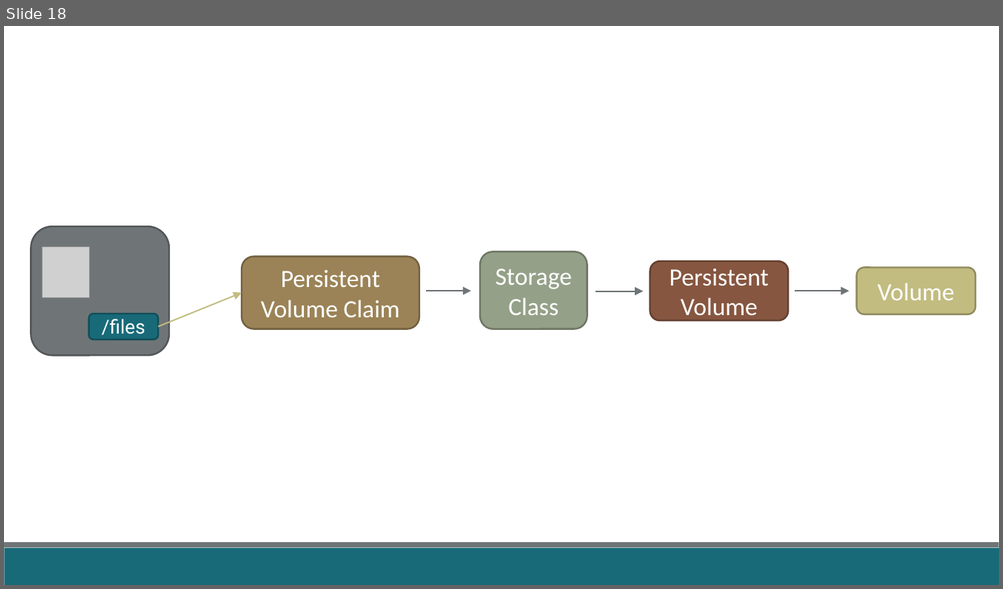
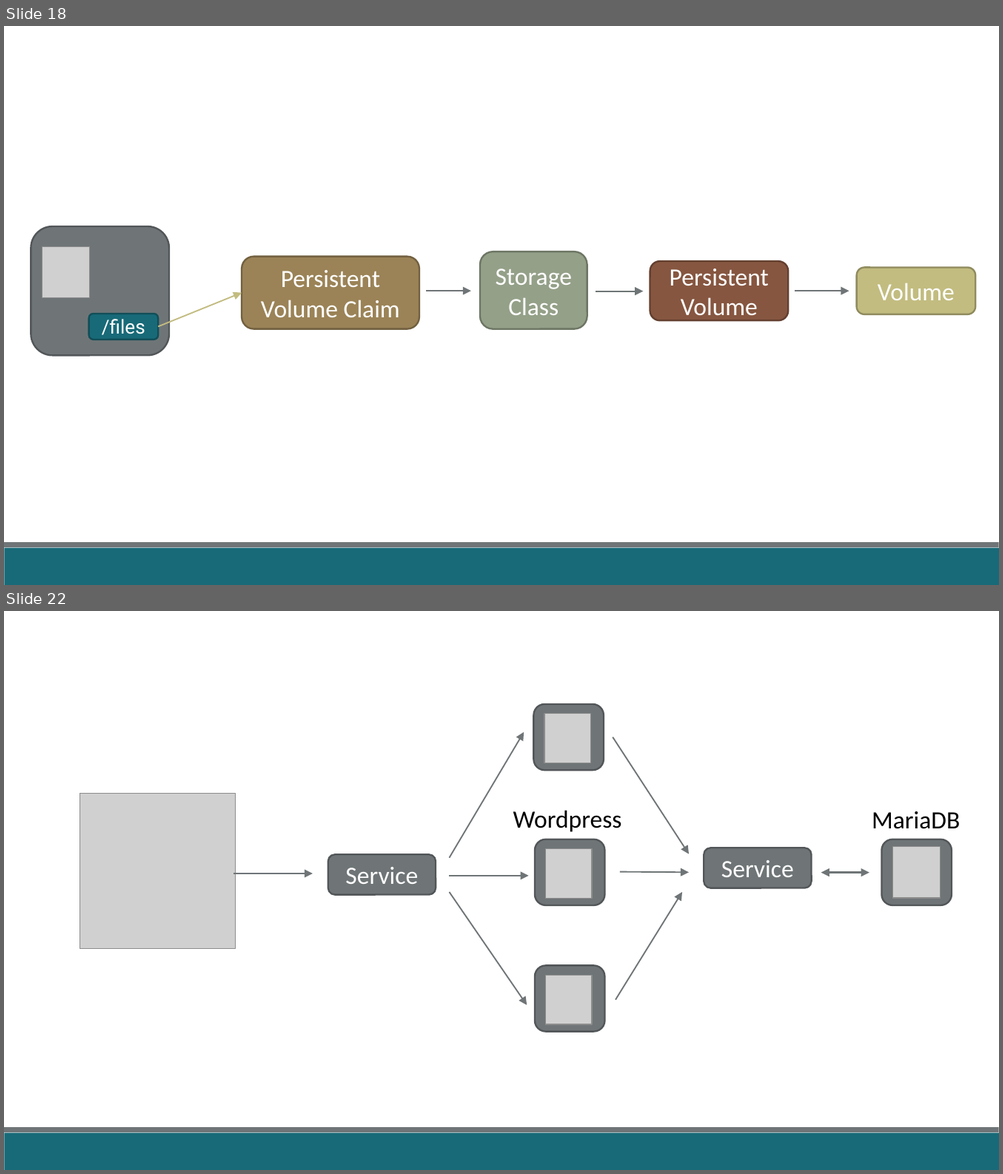
Before and after one commit to fabricioveronez/Apresentacao-Volume-AKS, a slide deck: ppt/VolumeAKS.pptx. Shown one above the other, each under a label of ours: slide 18 before the commit, slides 18 and 22 after it; the slides between them are not shown. The pictures are 1003x589 and 1003x1174 pixels, drawn with LibreOffice and Linux fonts; fonts in the diff are those of the drawing; grey boxes stand for pictures. Boxes give left, top, right and bottom in pixels: in the first picture for what was removed or moved away, otherwise in the second. Text is boxed around its words. In the diff, an @@ line names an element or a change of style, - is before the commit and + after.

```diff
--- a/ppt/VolumeAKS.pptx
+++ b/ppt/VolumeAKS.pptx
@@ slide 22 added at <box>4,611,999,1170</box>, background #FFFFFF; not listed: 2 template elements that a slide beside it also shows @@
@@ rounded rectangle added at <box>533,704,603,770</box>, fill #6F7577, outline #525758 1.25 pt @@
@@ picture added at <box>544,713,591,763</box> @@
@@ arrow added from (449, 857) to (523, 732), #6F7577 1 pt @@
@@ arrow added from (613, 738) to (688, 854), #6F7577 1 pt @@
@@ picture added at <box>79,793,235,948</box> @@
@@ text added at <box>513,810,622,832</box>, 18 pt, text #000000 @@
+Wordpress
@@ text added at <box>871,812,959,829</box>, 18 pt, text #000000 @@
+MariaDB
@@ rounded rectangle added at <box>328,854,435,894</box>, fill #6F7577, outline #525758 1.25 pt, 18 pt, text #FFFFFF @@
+Service
@@ rounded rectangle added at <box>534,840,603,906</box>, fill #6F7577, outline #525758 1.25 pt @@
@@ picture added at <box>545,849,592,898</box> @@
@@ rounded rectangle added at <box>703,848,811,888</box>, fill #6F7577, outline #525758 1.25 pt, 18 pt, text #FFFFFF @@
+Service
@@ rounded rectangle added at <box>881,840,950,906</box>, fill #6F7577, outline #525758 1.25 pt @@
@@ picture added at <box>892,847,940,898</box> @@
@@ arrow added from (233, 874) to (313, 874), #6F7577 1 pt @@
@@ arrow added from (449, 876) to (528, 876), #6F7577 1 pt @@
@@ arrow added from (620, 871) to (688, 872), #6F7577 1 pt @@
@@ double arrow added from (820, 872) to (869, 872), #6F7577 1.25 pt @@
@@ arrow added from (449, 892) to (526, 1006), #6F7577 1 pt @@
@@ arrow added from (616, 1000) to (683, 892), #6F7577 1 pt @@
@@ rounded rectangle added at <box>534,966,603,1032</box>, fill #6F7577, outline #525758 1.25 pt @@
@@ picture added at <box>545,975,592,1025</box> @@
```
Also in this commit, not shown: 3 other slides added, 1 slide removed, 3 other files.
